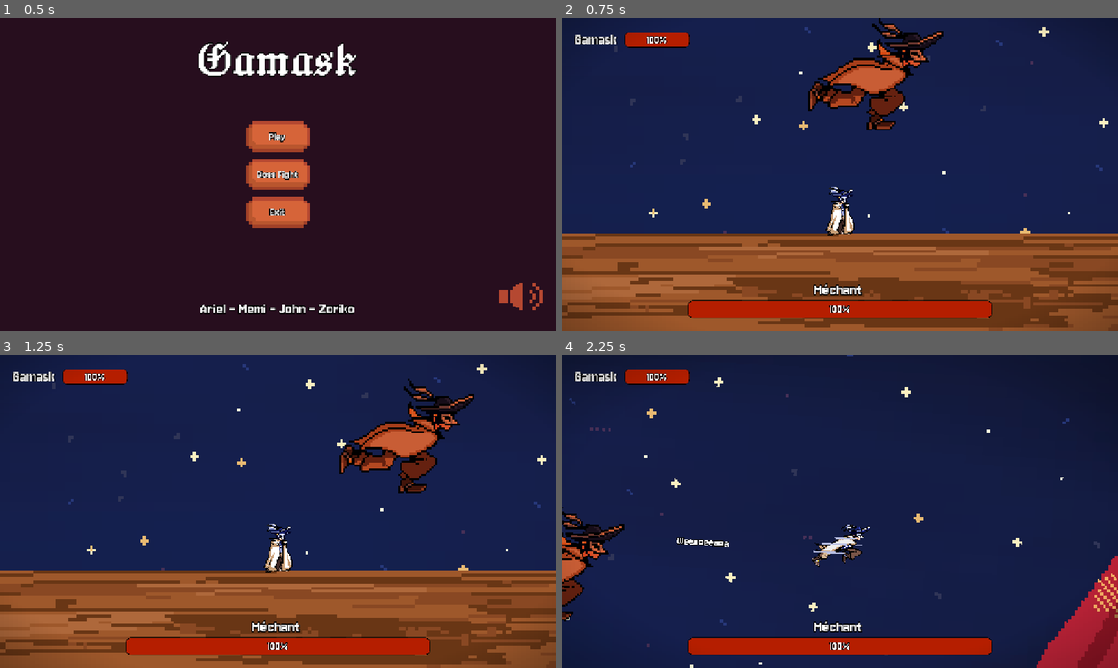
Above: before the commit, frames 1-4 (two rows, left to right).
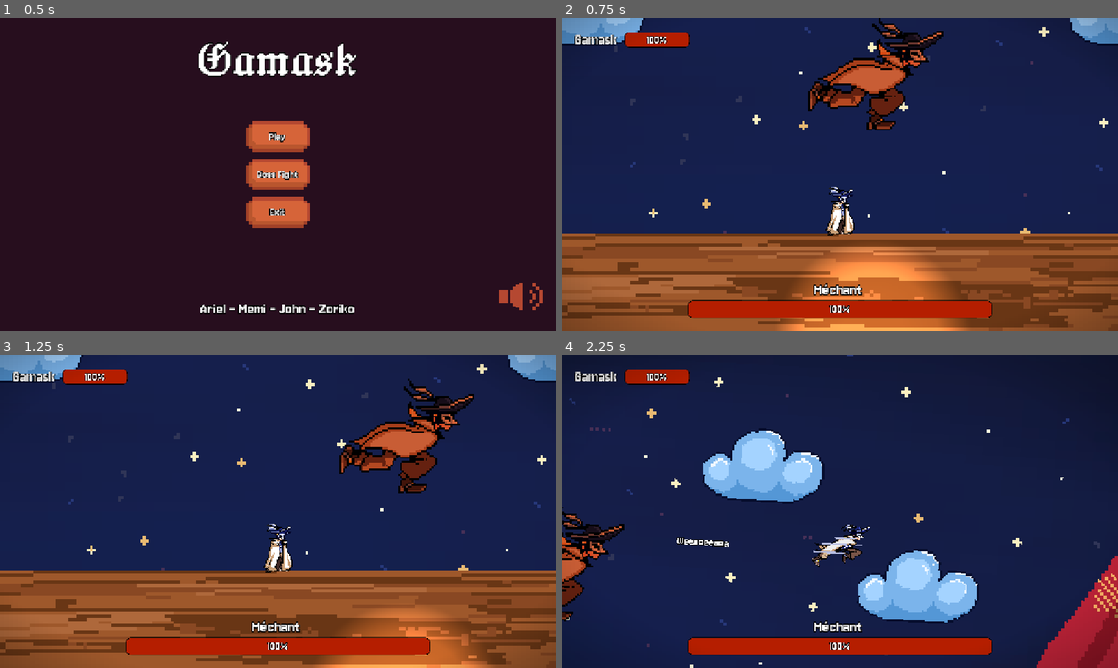
Above: after the commit, the same moments.

Repository: Jeremy-81/GamaBanda
Game: Godot game, scene res://scenes/menu/menu.tscn
The game is run twice, just before and just after one commit, with the same random seed, the same clock (stepped at 60 frames per second) and the same inputs.
Inputs (mouse positions are in pixels of both pictures, inside the frame that each line leads up to):
- Up to frame 1 (0.5 s): no input
- Up to frame 2 (0.75 s): click "Boss Fight" at 0.5 s
- Up to frame 3 (1.25 s): no input
- Up to frame 4 (2.25 s): move the mouse to (962, 495) at 1.27 s; press the mouse at (962, 495) at 1.28 s; hold D (go_right) from 1.28 s (still down); tap Space (jump) at 1.52 s; move the mouse to (728, 527) at 2.02 s; release the mouse at (728, 527) at 2.03 s; tap Shift (dash) at 2.1 s

Frame 1 is identical in both runs. In frame 2, 6.5% of the frame differs, in the area x 0-100%, y 0-100%; in frame 3, 4.7%; in frame 4, 7.4%, in the area x 25-75%, y 23-86%.

Commit message:
Added platforms to the boss arena

Diff:
--- a/scenes/boss_fight.tscn
+++ b/scenes/boss_fight.tscn
@@ -5,6 +5,7 @@
 [ext_resource type="PackedScene" uid="uid://cq6iebmicilbf" path="res://scenes/objects/boss/boss.tscn" id="3_7ydql"]
 [ext_resource type="PackedScene" uid="uid://bo8pyxkcykbab" path="res://scenes/game_interface.tscn" id="4_85w88"]
 [ext_resource type="PackedScene" uid="uid://bobfy0d4m1l1k" path="res://scenes/base_map/base_map.tscn" id="5_67f06"]
+[ext_resource type="Texture2D" uid="uid://cboed4su4o3y4" path="res://assets/level/cloud.png" id="6_31neg"]
 
 [sub_resource type="Animation" id="Animation_85w88"]
 resource_name = "new_animation"
@@ -136,6 +137,19 @@
 &"RESET": SubResource("Animation_67f06")
 }
 
+[sub_resource type="RectangleShape2D" id="RectangleShape2D_x4w2v"]
+size = Vector2(100, 30)
+
+[sub_resource type="Gradient" id="Gradient_adyqv"]
+offsets = PackedFloat32Array(0.3253012, 0.6686747, 1)
+colors = PackedColorArray(1, 1, 1, 1, 1, 1, 1, 0.88659793, 1, 1, 1, 0)
+
+[sub_resource type="GradientTexture2D" id="GradientTexture2D_ewvlg"]
+gradient = SubResource("Gradient_adyqv")
+fill = 1
+fill_from = Vector2(0.5, 0.5)
+fill_to = Vector2(1, 0.5)
+
 [node name="BossFight" type="Node2D" unique_id=1442488628]
 script = ExtResource("1_1hapx")
 
@@ -161,6 +175,65 @@
 hp = 100.0
 player = NodePath("../Player")
 
+[node name="RemoteTransform2D" type="RemoteTransform2D" parent="Boss" unique_id=629713711]
+position = Vector2(0, 525)
+remote_path = NodePath("../../PointLight2D")
+
 [node name="AnimationBoss" type="AnimationPlayer" parent="." unique_id=964214574]
 libraries/ = SubResource("AnimationLibrary_31neg")
 autoplay = &"Boss"
+
+[node name="Platforms" type="Node" parent="." unique_id=1446714928]
+
+[node name="Sprite2D" type="Sprite2D" parent="Platforms" unique_id=494203428]
+position = Vector2(-1001, 282.88333)
+scale = Vector2(2.5373874, 2.5373874)
+texture = ExtResource("6_31neg")
+
+[node name="StaticBody2D" type="StaticBody2D" parent="Platforms/Sprite2D" unique_id=250602212]
+position = Vector2(0, 22)
+
+[node name="CollisionShape2D" type="CollisionShape2D" parent="Platforms/Sprite2D/StaticBody2D" unique_id=1123996330]
+shape = SubResource("RectangleShape2D_x4w2v")
+one_way_collision = true
+
+[node name="Sprite2D2" type="Sprite2D" parent="Platforms" unique_id=1808163963]
+position = Vector2(-653, -3.1166687)
+scale = Vector2(2.5373874, 2.5373874)
+texture = ExtResource("6_31neg")
+
+[node name="StaticBody2D" type="StaticBody2D" parent="Platforms/Sprite2D2" unique_id=597716009]
+position = Vector2(0, 22)
+
+[node name="CollisionShape2D" type="CollisionShape2D" parent="Platforms/Sprite2D2/StaticBody2D" unique_id=1801104789]
+shape = SubResource("RectangleShape2D_x4w2v")
+one_way_collision = true
+
+[node name="Sprite2D3" type="Sprite2D" parent="Platforms" unique_id=1699540415]
+position = Vector2(1155, 282.88333)
+scale = Vector2(2.5373874, 2.5373874)
+texture = ExtResource("6_31neg")
+
+[node name="StaticBody2D" type="StaticBody2D" parent="Platforms/Sprite2D3" unique_id=502656842]
+position = Vector2(0, 22)
+
+[node name="CollisionShape2D" type="CollisionShape2D" parent="Platforms/Sprite2D3/StaticBody2D" unique_id=1954441342]
+shape = SubResource("RectangleShape2D_x4w2v")
+one_way_collision = true
+
+[node name="Sprite2D4" type="Sprite2D" parent="Platforms" unique_id=980569282]
+position = Vector2(743.78064, -3.1166687)
+scale = Vector2(2.5373874, 2.5373874)
+texture = ExtResource("6_31neg")
+
+[node name="StaticBody2D" type="StaticBody2D" parent="Platforms/Sprite2D4" unique_id=1400750221]
+position = Vector2(0, 22)
+
+[node name="CollisionShape2D" type="CollisionShape2D" parent="Platforms/Sprite2D4/StaticBody2D" unique_id=1124705428]
+shape = SubResource("RectangleShape2D_x4w2v")
+one_way_collision = true
+
+[node name="PointLight2D" type="PointLight2D" parent="." unique_id=1479562897]
+position = Vector2(-1, 498)
+texture = SubResource("GradientTexture2D_ewvlg")
+texture_scale = 8.0
--- a/scenes/levels/backstage_1/backstage_1.tscn
+++ b/scenes/levels/backstage_1/backstage_1.tscn
@@ -276,6 +276,7 @@
 texture = ExtResource("12_3xnml")
 region_enabled = true
 region_rect = Rect2(482, 72, 70, 454)
+metadata/_edit_lock_ = true
 
 [node name="Sprite2D2" type="Sprite2D" parent="Front/Curtains/RightSide" unique_id=2027051642]
 modulate = Color(1, 1, 1, 0)
@@ -283,6 +284,7 @@
 texture = ExtResource("12_3xnml")
 region_enabled = true
 region_rect = Rect2(482, 72, 70, 454)
+metadata/_edit_lock_ = true
 
 [node name="Sprite2D3" type="Sprite2D" parent="Front/Curtains/RightSide" unique_id=1162646706]
 modulate = Color(1, 1, 1, 0)
@@ -290,6 +292,7 @@
 texture = ExtResource("12_3xnml")
 region_enabled = true
 region_rect = Rect2(482, 72, 70, 454)
+metadata/_edit_lock_ = true
 
 [node name="Sprite2D4" type="Sprite2D" parent="Front/Curtains/RightSide" unique_id=824936381]
 modulate = Color(1, 1, 1, 0)
@@ -297,6 +300,7 @@
 texture = ExtResource("12_3xnml")
 region_enabled = true
 region_rect = Rect2(482, 72, 70, 454)
+metadata/_edit_lock_ = true
 
 [node name="Sprite2D5" type="Sprite2D" parent="Front/Curtains/RightSide" unique_id=1764324471]
 modulate = Color(1, 1, 1, 0)
@@ -304,6 +308,7 @@
 texture = ExtResource("12_3xnml")
 region_enabled = true
 region_rect = Rect2(482, 72, 70, 454)
+metadata/_edit_lock_ = true
 
 [node name="Sprite2D6" type="Sprite2D" parent="Front/Curtains/RightSide" unique_id=571415705]
 modulate = Color(1, 1, 1, 0)
@@ -311,6 +316,7 @@
 texture = ExtResource("12_3xnml")
 region_enabled = true
 region_rect = Rect2(482, 72, 70, 454)
+metadata/_edit_lock_ = true
 
 [node name="Sprite2D7" type="Sprite2D" parent="Front/Curtains/RightSide" unique_id=1157413906]
 modulate = Color(1, 1, 1, 0)
@@ -318,6 +324,7 @@
 texture = ExtResource("12_3xnml")
 region_enabled = true
 region_rect = Rect2(482, 72, 70, 454)
+metadata/_edit_lock_ = true
 
 [node name="Sprite2D8" type="Sprite2D" parent="Front/Curtains/RightSide" unique_id=467056795]
 modulate = Color(1, 1, 1, 0)
@@ -325,6 +332,7 @@
 texture = ExtResource("12_3xnml")
 region_enabled = true
 region_rect = Rect2(482, 72, 70, 454)
+metadata/_edit_lock_ = true
 
 [node name="Sprite2D9" type="Sprite2D" parent="Front/Curtains/RightSide" unique_id=930396875]
 modulate = Color(1, 1, 1, 0)
@@ -332,6 +340,7 @@
 texture = ExtResource("12_3xnml")
 region_enabled = true
 region_rect = Rect2(482, 72, 70, 454)
+metadata/_edit_lock_ = true
 
 [node name="LeftSide" type="Node2D" parent="Front/Curtains" unique_id=1740082021]
 scale = Vector2(-1, 1)
@@ -342,6 +351,7 @@
 texture = ExtResource("12_3xnml")
 region_enabled = true
 region_rect = Rect2(482, 72, 70, 454)
+metadata/_edit_lock_ = true
 
 [node name="Sprite2D2" type="Sprite2D" parent="Front/Curtains/LeftSide" unique_id=151347408]
 modulate = Color(1, 1, 1, 0)
@@ -349,6 +359,7 @@
 texture = ExtResource("12_3xnml")
 region_enabled = true
 region_rect = Rect2(482, 72, 70, 454)
+metadata/_edit_lock_ = true
 
 [node name="Sprite2D3" type="Sprite2D" parent="Front/Curtains/LeftSide" unique_id=553433298]
 modulate = Color(1, 1, 1, 0)
@@ -356,6 +367,7 @@
 texture = ExtResource("12_3xnml")
 region_enabled = true
 region_rect = Rect2(482, 72, 70, 454)
+metadata/_edit_lock_ = true
 
 [node name="Sprite2D4" type="Sprite2D" parent="Front/Curtains/LeftSide" unique_id=1210047920]
 modulate = Color(1, 1, 1, 0)
@@ -363,6 +375,7 @@
 texture = ExtResource("12_3xnml")
 region_enabled = true
 region_rect = Rect2(482, 72, 70, 454)
+metadata/_edit_lock_ = true
 
 [node name="Sprite2D5" type="Sprite2D" parent="Front/Curtains/LeftSide" unique_id=667445498]
 modulate = Color(1, 1, 1, 0)
@@ -370,6 +383,7 @@
 texture = ExtResource("12_3xnml")
 region_enabled = true
 region_rect = Rect2(482, 72, 70, 454)
+metadata/_edit_lock_ = true
 
 [node name="Sprite2D6" type="Sprite2D" parent="Front/Curtains/LeftSide" unique_id=336291299]
 modulate = Color(1, 1, 1, 0)
@@ -377,6 +391,7 @@
 texture = ExtResource("12_3xnml")
 region_enabled = true
 region_rect = Rect2(482, 72, 70, 454)
+metadata/_edit_lock_ = true
 
 [node name="Sprite2D7" type="Sprite2D" parent="Front/Curtains/LeftSide" unique_id=1950943523]
 modulate = Color(1, 1, 1, 0)
@@ -384,6 +399,7 @@
 texture = ExtResource("12_3xnml")
 region_enabled = true
 region_rect = Rect2(482, 72, 70, 454)
+metadata/_edit_lock_ = true
 
 [node name="Sprite2D8" type="Sprite2D" parent="Front/Curtains/LeftSide" unique_id=1066967649]
 modulate = Color(1, 1, 1, 0)
@@ -391,6 +407,7 @@
 texture = ExtResource("12_3xnml")
 region_enabled = true
 region_rect = Rect2(482, 72, 70, 454)
+metadata/_edit_lock_ = true
 
 [node name="Sprite2D9" type="Sprite2D" parent="Front/Curtains/LeftSide" unique_id=1572604059]
 modulate = Color(1, 1, 1, 0)
@@ -398,6 +415,7 @@
 texture = ExtResource("12_3xnml")
 region_enabled = true
 region_rect = Rect2(482, 72, 70, 454)
+metadata/_edit_lock_ = true
 
 [node name="FrameOff" type="Sprite2D" parent="Front" unique_id=245275545]
 scale = Vector2(4, 4)
